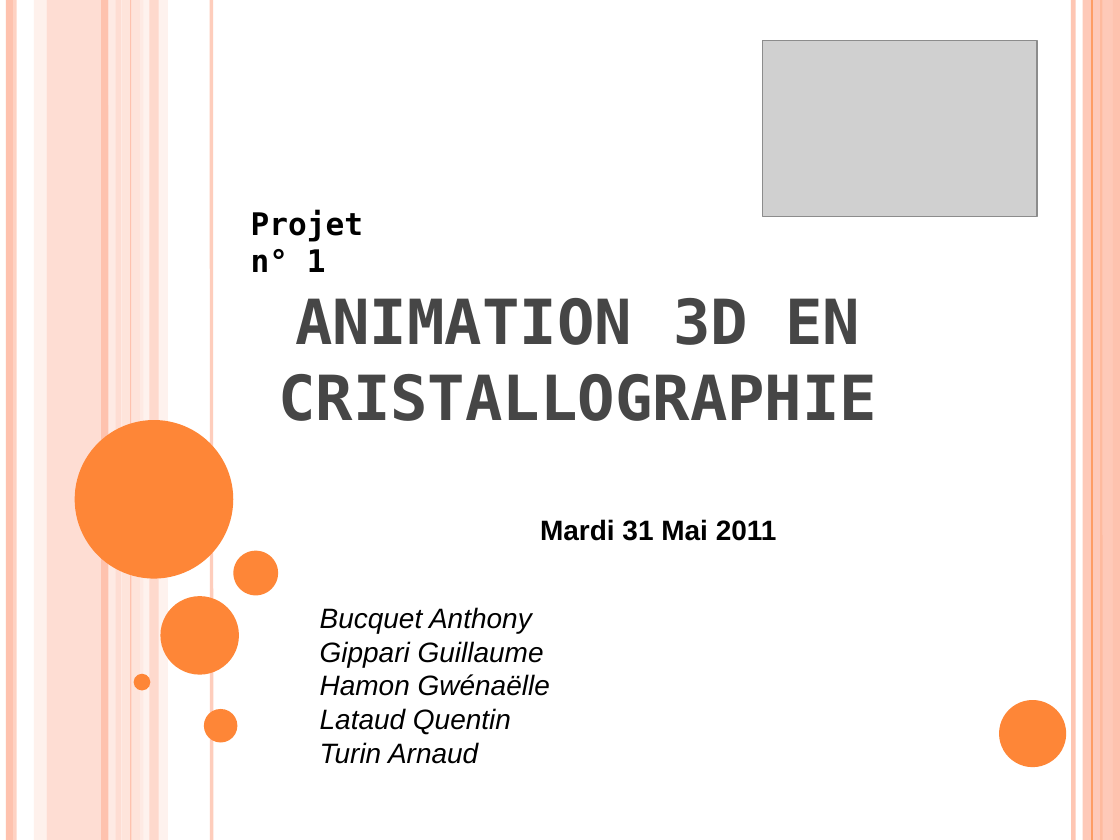
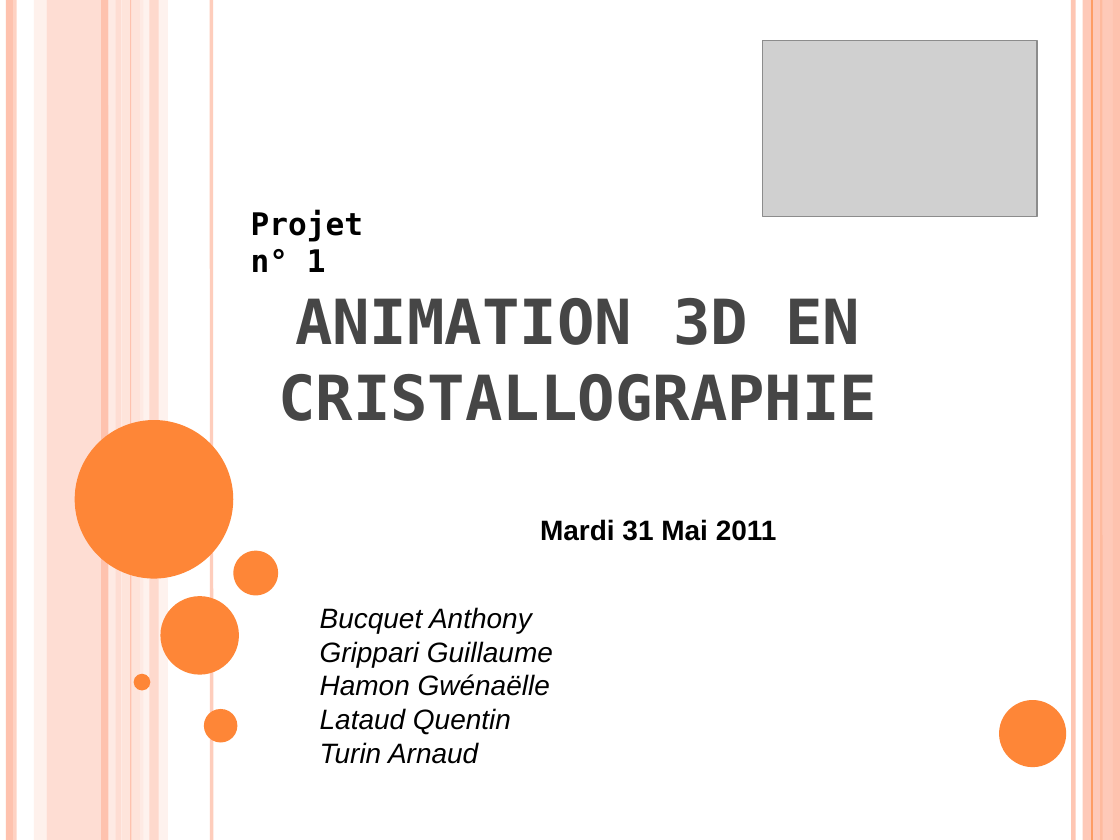
Before and after one commit to klnkg/cristallo3d, a slide deck: slide 1 of presentation finalegwen - ajout guillaume.odp. Drawn at 1120x840 pixels with LibreOffice and Linux fonts; fonts in the diff are those of the drawing; grey boxes stand for pictures. Boxes give left, top, right and bottom in pixels: in the first picture for what was removed or moved away, otherwise in the second. Text is boxed around its words. In the diff, an @@ line names an element or a change of style, - is before the commit and + after.

```diff
--- a/presentation finalegwen - ajout guillaume.odp
+++ b/presentation finalegwen - ajout guillaume.odp
@@ text at [320, 641, 553, 764]: text changed @@
-Gippari Guillaume
-Hamon Gwénaëlle
-Lataud Quentin
-Turin Arnaud
+Grippari Guillaume
+Hamon Gwénaëlle
+Lataud Quentin
+Turin Arnaud
```
Also in this commit, not shown: 2 other slides changed, 5 slides added, 3 slides removed.
